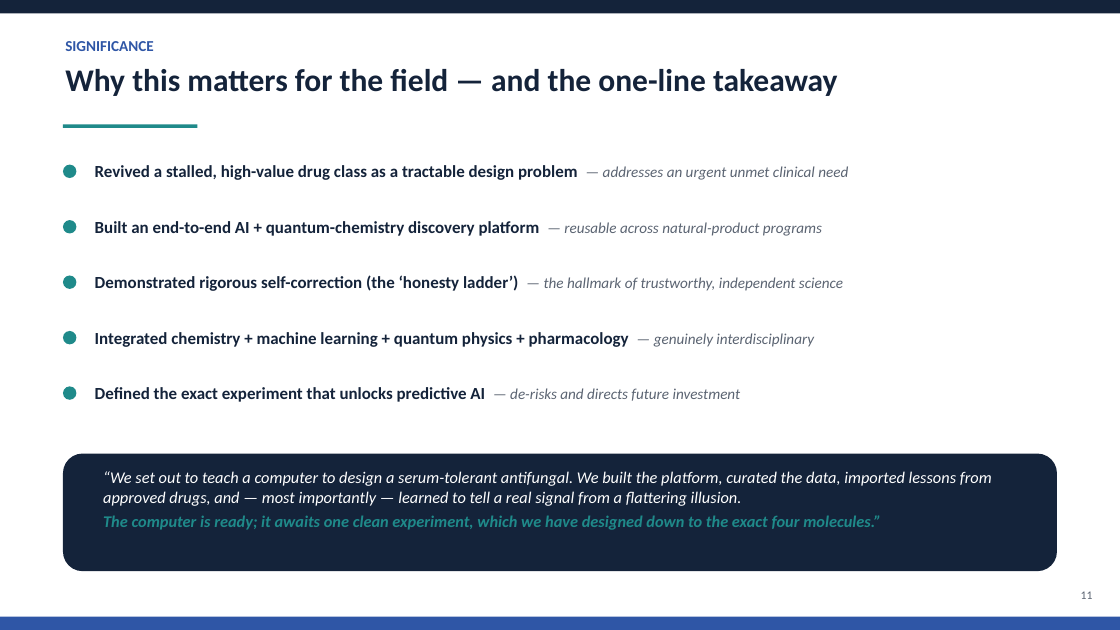
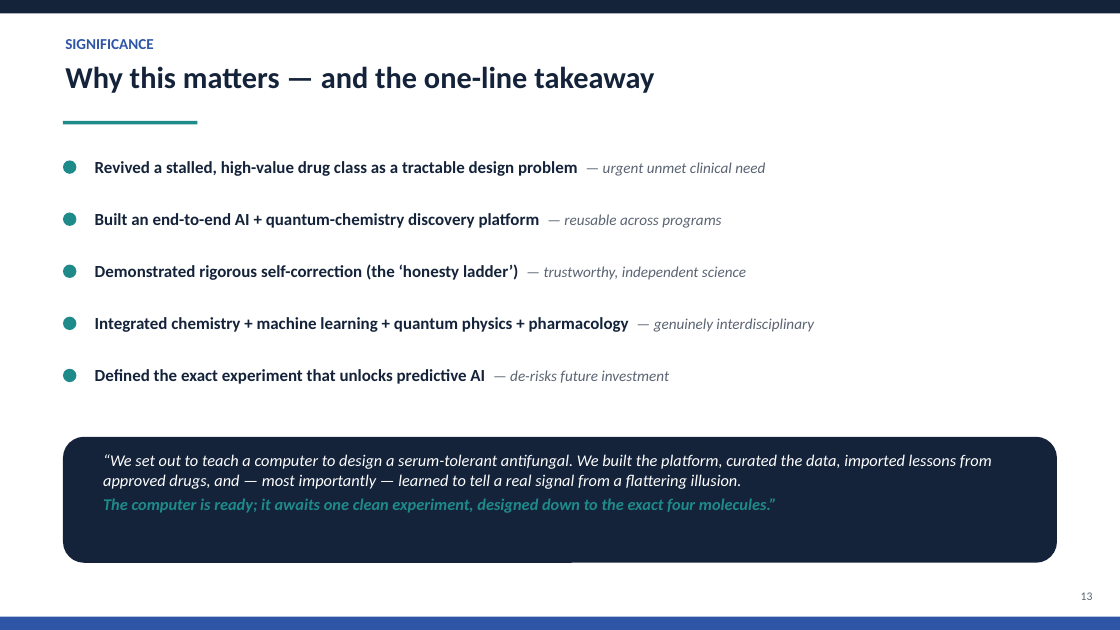
Before and after one commit to MrElss/Papulacandin, a slide deck: slide 13 of analysis/outputs/Papulacandin_promotion_report.pptx (slide 11 before the commit). Drawn at 1120x630 pixels with LibreOffice and Linux fonts; fonts in the diff are those of the drawing. Boxes give left, top, right and bottom in pixels: in the first picture for what was removed or moved away, otherwise in the second. Text is boxed around its words. In the diff, an @@ line names an element or a change of style, - is before the commit and + after.

```diff
--- a/analysis/outputs/Papulacandin_promotion_report.pptx
+++ b/analysis/outputs/Papulacandin_promotion_report.pptx
@@ text at (x1=65, y1=66, x2=654, y2=93): text changed; size 27 to 26 pt @@
-Why this matters for the field — and the one-line takeaway
+Why this matters — and the one-line takeaway
@@ text at (x1=95, y1=161, x2=765, y2=176): text changed @@
-Revived a stalled, high-value drug class as a tractable design problem — addresses an urgent unmet clinical need
+Revived a stalled, high-value drug class as a tractable design problem — urgent unmet clinical need
@@ 2 ellipses, 1 rectangle moved together from (x1=63, y1=124, x2=197, y2=234) to (x1=63, y1=121, x2=197, y2=226) @@
@@ text at (x1=95, y1=213, x2=721, y2=228): text changed @@
-Built an end-to-end AI + quantum-chemistry discovery platform — reusable across natural-product programs
+Built an end-to-end AI + quantum-chemistry discovery platform — reusable across programs
@@ ellipse moved from (x1=63, y1=276, x2=76, y2=289) to (x1=63, y1=265, x2=76, y2=278) @@
@@ text at (x1=95, y1=264, x2=746, y2=280): text changed @@
-Demonstrated rigorous self-correction (the ‘honesty ladder’) — the hallmark of trustworthy, independent science
+Demonstrated rigorous self-correction (the ‘honesty ladder’) — trustworthy, independent science
@@ 2 ellipses, 1 text moved together from (x1=63, y1=331, x2=814, y2=400) to (x1=63, y1=317, x2=814, y2=382) @@
@@ text at (x1=95, y1=369, x2=669, y2=384): text changed @@
-Defined the exact experiment that unlocks predictive AI — de-risks and directs future investment
+Defined the exact experiment that unlocks predictive AI — de-risks future investment
@@ rounded rectangle resized from (x1=63, y1=454, x2=1057, y2=571) to (x1=63, y1=437, x2=1057, y2=563) @@
@@ text "“We set out to teach ..." moved from (x1=103, y1=471, x2=992, y2=530) to (x1=103, y1=454, x2=992, y2=513) @@
@@ text at (x1=103, y1=498, x2=777, y2=513): text changed @@
-The computer is ready; it awaits one clean experiment, which we have designed down to the exact four molecules.”
+The computer is ready; it awaits one clean experiment, designed down to the exact four molecules.”
@@ text at (x1=1081, y1=592, x2=1093, y2=600): text changed @@
-11
+13
```
Also in this commit, not shown: 8 other slides changed, 4 slides added, 2 slides removed, 9 other files.
